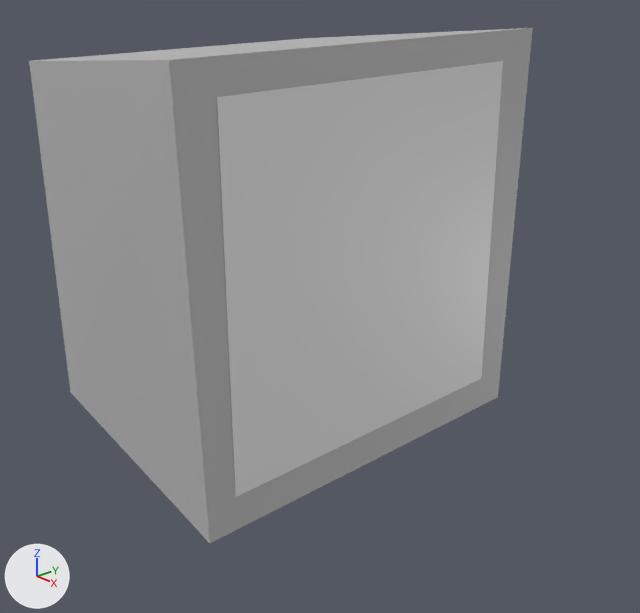
The Blender file Blender Models/tv.blend, before and after one commit.
Both versions are drawn from a 50 mm lens placed at (3.14, -3.28, 2.53), pointed at (-0.27, -0.16, 0.74). Every picture has the same lights, and +X, +Y and +Z are marked at lower left.
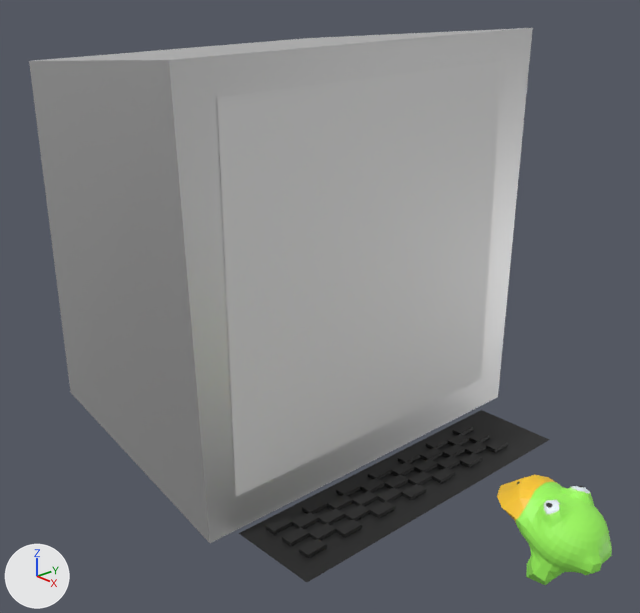
The newer file is also turned or shifted as a whole; pictures and numbers use the older file's frame.

Pixel boxes [x1, y1, x2, y2] of what changed, in the pictures (640 x 613 px):
'Cube', recoloured: [29, 28, 533, 543] in both
'Plane.001', added (black): after [239, 410, 549, 582]
'Sphere', added (green): after [497, 475, 612, 585]

Diff of the bpy script that builds the scene:
```diff
--- a/Blender Models/tv.blend.py
+++ b/Blender Models/tv.blend.py
@@ img_material_001_base_color_001 @@
+img_material_001_base_color_001 = load_image('Material.001 Base Color.001', '_unpacked/Material.001_Base_Color.001', 1024, 1024, 'sRGB')
@@ mat_material_001 @@
 n0 = _N.new('ShaderNodeBsdfPrincipled'); n0.name = 'Principled BSDF'
 n0.subsurface_method = 'RANDOM_WALK_SKIN'
-n0.inputs[0].default_value = (0.5, 0.5, 0.5, 1.0)  # 'Base Color', grey #bcbcbc
+n0.inputs[0].default_value = (0.0, 0.0, 0.0, 1.0)  # 'Base Color', black #000000
 n1 = _N.new('ShaderNodeOutputMaterial'); n1.name = 'Material Output'
-_L.new(n0.outputs[0], n1.inputs[0])  # 'BSDF' to 'Surface'
+n2 = _N.new('ShaderNodeMixShader'); n2.name = 'Mix Shader'
+n2.inputs[0].default_value = 1.0  # 'Factor'
+n3 = _N.new('ShaderNodeBsdfAnisotropic'); n3.name = 'Glossy BSDF'
+n3.distribution = 'GGX'
+_L.new(n2.outputs[0], n1.inputs[0])  # 'Shader' to 'Surface'
+_L.new(n0.outputs[0], n2.inputs[1])  # 'BSDF' to 'Shader'
+_L.new(n3.outputs[0], n2.inputs[2])  # 'BSDF' to 'Shader'
@@ mat_material_004 @@
+mat_material_004 = principled_material('Material.004')
+mat_material_004.texture = img_material_001_base_color_001
@@ mat_material_003 @@
+mat_material_003 = principled_material('Material.003')
+mat_material_003.base_color = (0.0136, 0.0136, 0.0136)  # black #1f1f1f
@@ me_sphere_001 @@
+me_sphere_001.from_pydata(...)  # 482 vertices, 512 faces; spans x -11.3..18.3, y -9.9..12.4, z -13.5..8.4
+me_sphere_001.materials.append(mat_material_004)  # picture img_material_001_base_color_001
@@ me_plane_001 @@
+me_plane_001.from_pydata(...)  # 237 vertices, 260 faces; spans x -1.0..1.0, y -1.0..1.0, z 0.0..0.02
+me_plane_001.materials.append(mat_material_003)  # black #1f1f1f
@@ ob_sphere @@
+ob_sphere = bpy.data.objects.new('Sphere', me_sphere_001)
+ob_sphere.location = (1.333, -0.052, 0.031)
+ob_sphere.rotation_euler = (0.155, -0.361, 2.724)  # degrees (8.9, -21, 156)
+ob_sphere.scale = (0.02, 0.02, 0.02)
@@ ob_plane_001 @@
+ob_plane_001 = bpy.data.objects.new('Plane.001', me_plane_001)
+ob_plane_001.location = (0.29, 0.0, -0.21)
+ob_plane_001.scale = (0.263, 1.0, 1.0)
```
